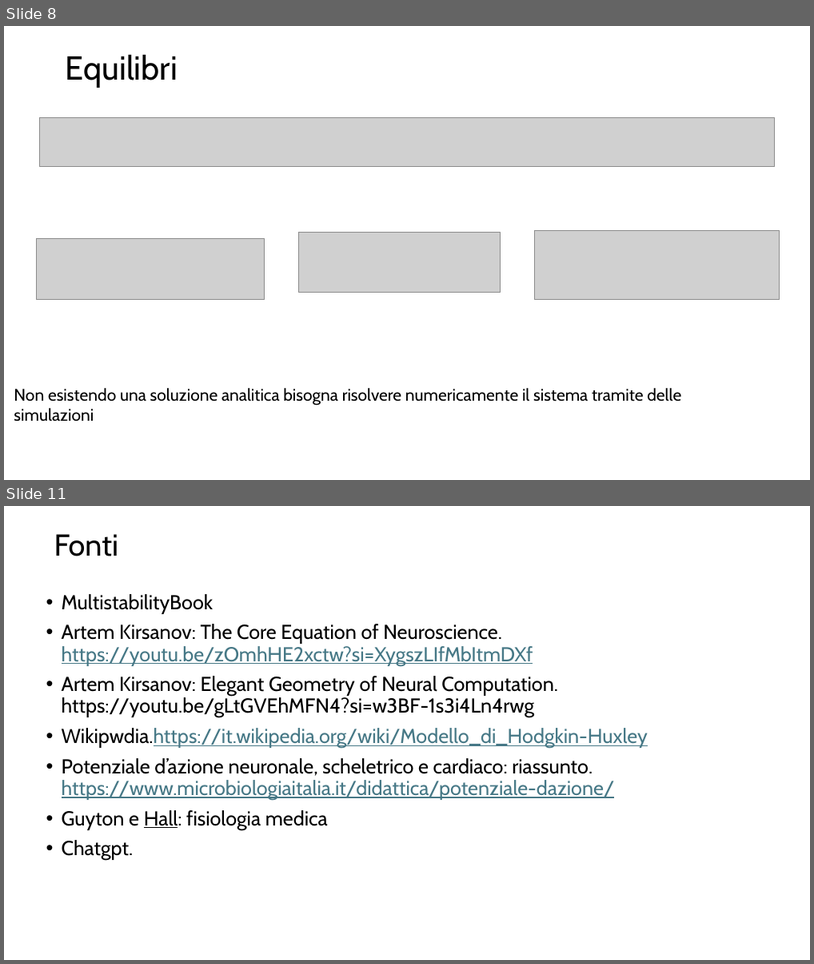
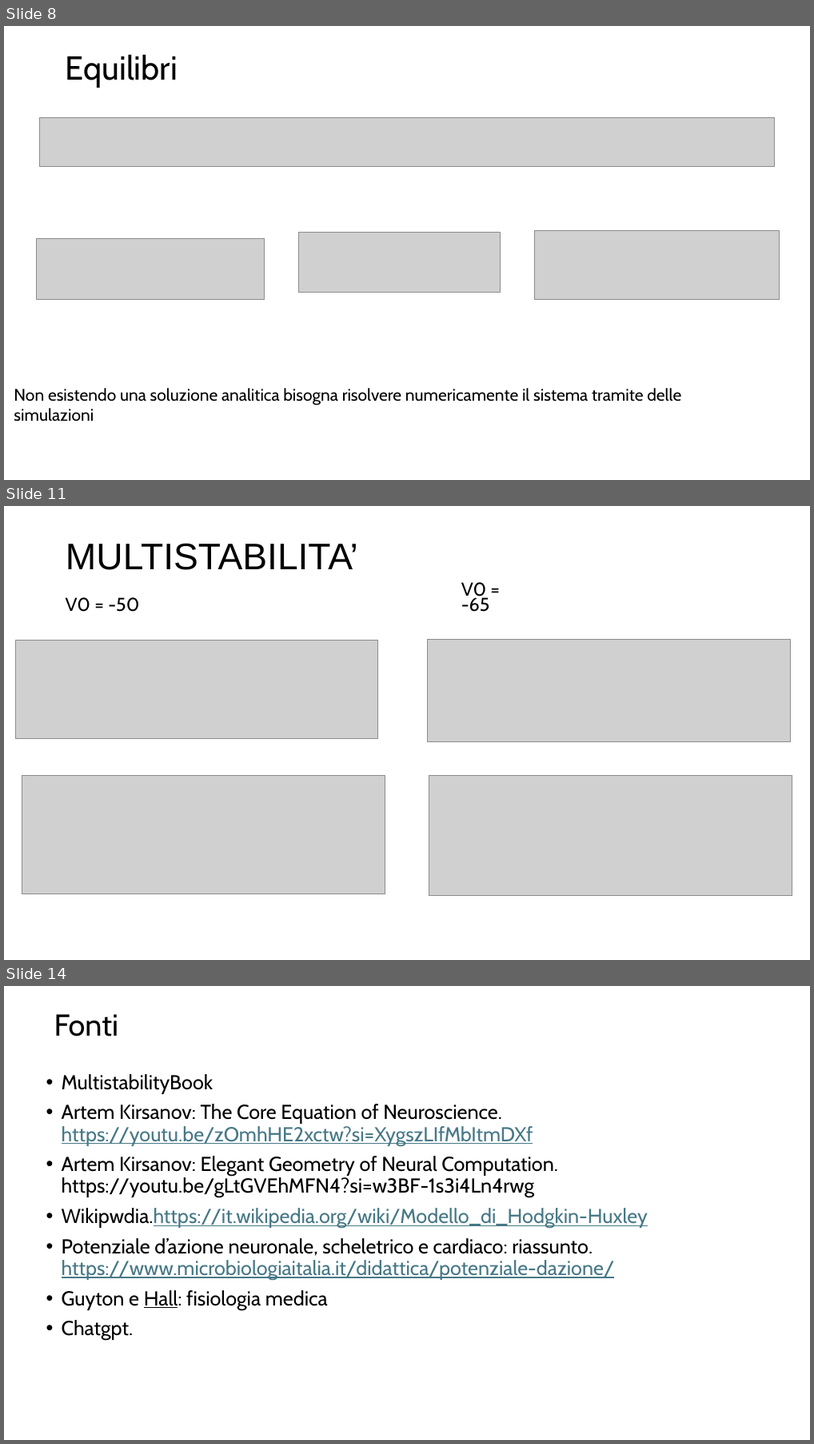
Before and after one commit to pietromihelj/modelli-e-sistemi-complessi, a slide deck: voltaggio nel neurone Pietro Mihelj.pptx. Shown one above the other, each under a label of ours: slides 8 and 11 before the commit, slides 8, 11 and 14 after it; the slides between them are not shown. The pictures are 814x964 and 814x1444 pixels, drawn with LibreOffice and Linux fonts; fonts in the diff are those of the drawing; grey boxes stand for pictures. Boxes give left, top, right and bottom in pixels: in the first picture for what was removed or moved away, otherwise in the second. Text is boxed around its words. In the diff, an @@ line names an element or a change of style, - is before the commit and + after.

```diff
--- a/voltaggio nel neurone Pietro Mihelj.pptx
+++ b/voltaggio nel neurone Pietro Mihelj.pptx
@@ slide 11 added at [4, 506, 810, 960], background #FFFFFF @@
@@ title added at [66, 543, 358, 570], 44 pt, text #000000 @@
+MULTISTABILITA’
@@ text added at [66, 597, 139, 612], 22.2 pt, text #000000 @@
+V0 = -50
@@ text added at [462, 582, 490, 612], 22.2 pt, text #000000 @@
+V0 = -65
@@ picture added at [15, 640, 378, 739] @@
@@ picture added at [428, 639, 791, 742] @@
@@ picture added at [22, 776, 385, 894] @@
@@ picture added at [430, 776, 793, 895] @@
@@ what was slide 11 is now slide 14 @@
```
Also in this commit, not shown: 3 slides changed, 2 other slides added, 1 other file.
